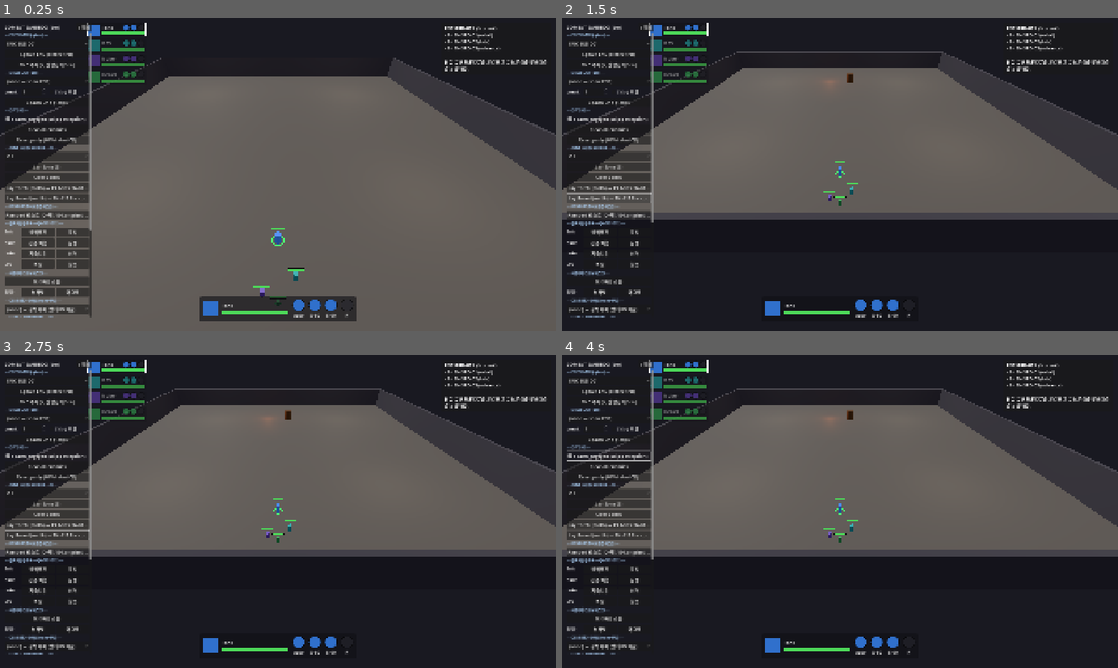
Above: before the commit, frames 1-4 (two rows, left to right).
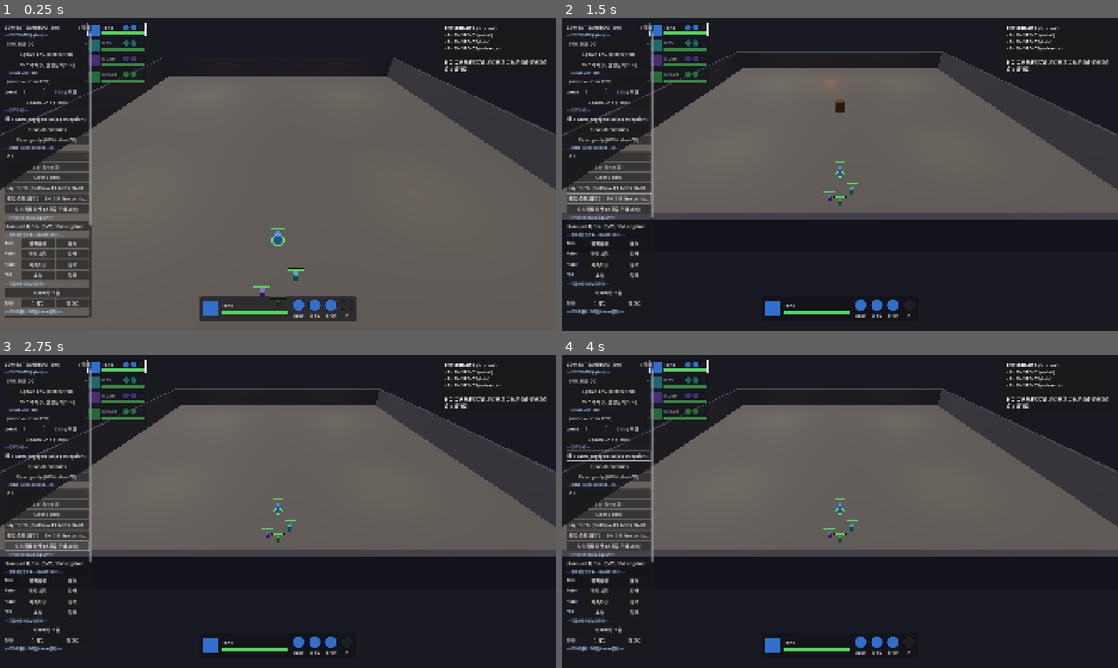
Above: after the commit, the same moments.

Repository: haepari1019/project_tdc_game
Game: Godot game, scene res://scenes/dev/combat_sandbox.tscn
Two runs of this game, one before a commit and one after it. Both use one fixed random seed, a clock stepped at 60 frames per second and the inputs below. This scene is started directly instead of the project's main scene.
Inputs (mouse positions are in pixels of both pictures, inside the frame that each line leads up to):
- Up to frame 1 (0.25 s): no input
- Up to frame 2 (1.5 s): click "Lay Torch (north) — PAT-003 E…" at 0.5 s; click "Lay Barrel (north) — EN-015 f…" (after the commit: "배럴 소환 (중앙) — EN-015 fire comb…") at 1.25 s
- Up to frame 3 (2.75 s): click (44, 545) at 2 s, where only the run after the commit has a clickable "오브젝트 리셋 (소환물 전체 제거)"
- Up to frame 4 (4 s): click "spawn engaged (skip perceptio…" at 2.75 s; click "spawn engaged (skip perceptio…" at 3.5 s

The runs differ from the first frame. In frame 1, 2.8% of the frame differs, in the area x 0-17%, y 56-96%; in frame 2, 2.1%; in frame 3, 2.2%; in frame 4, 2.0%.

Commit message:
feat(sandbox): 오브젝트 소환기(중앙 배럴) + 오브젝트 리셋 — EN-015 fire 콤보 관찰
- "배럴 소환 (중앙)" → 파티~적 스폰 중점(_map_center)에 배럴 + _spawned_objects 추적
- "오브젝트 리셋" → 소환물(배럴/토치) 전체 queue_free + clear
- torch도 추적에 편입(리셋 대상)

관찰법: 배럴 중앙 소환 + 파티/허수아비를 배럴 근처 → EN-015 AB-053 AoE가
배럴을 얽으면 sb_fire가 파괴+Oil 점화(RX-OIL-FIRE). EN-015는 opportunistic
아님 — 능동 부수기가 아니라 AB-053 AoE 부산물로 깬다.

Co-Authored-By: Claude Opus 4.8 (1M context) <noreply@anthropic.com>

Diff:
--- a/scripts/dev/combat_sandbox.gd
+++ b/scripts/dev/combat_sandbox.gd
@@ -122,6 +122,7 @@
 var _enemy_info: EnemyInfo     # 12시 적 케릭시트 — 적 좌클릭 시 표시(빈 공간 클릭=해제)
 var _identity_dd: OptionButton
 var _basic_dd: OptionButton   # 평타(basic) archetype — gear's basic half only (OFF = 평타 끔)
+var _spawned_objects: Array = []   # 사물 소환기로 놓은 오브젝트(배럴/토치) — "오브젝트 리셋"이 전체 제거
 var _sub_dd: Array = []   # [OptionButton ×3] — Q/E/R sub loadout for the controlled member
 var _gear_dd: OptionButton   # Identity Gear swap (equips onto the matching-role member — F-008)
 var _cam_dragging := false
@@ -399,9 +400,13 @@
 	torch_btn.pressed.connect(_on_lay_torch)
 	box.add_child(torch_btn)
 	var barrel_btn := Button.new()
-	barrel_btn.text = "Lay Barrel (north) — EN-015 fire combo test"
+	barrel_btn.text = "배럴 소환 (중앙) — EN-015 fire combo test"
 	barrel_btn.pressed.connect(_on_lay_barrel)
 	box.add_child(barrel_btn)
+	var obj_reset_btn := Button.new()
+	obj_reset_btn.text = "오브젝트 리셋 (소환물 전체 제거)"
+	obj_reset_btn.pressed.connect(_on_reset_objects)
+	box.add_child(obj_reset_btn)
 
 	# --- RAMPART (투사체 delivery 흡수 테스트, DRIFT-059) — 앞에 벽 + 북쪽 적 + Q/E 로드아웃 세팅 ---
 	box.add_child(_section("RAMPART (투사체 흡수 테스트)"))
@@ -663,6 +668,7 @@
 	_map.add_child(t)
 	if t.has_method("setup"):
 		t.setup(_combat)  # wires ignite_at so the thrown torch lands as FireDamageHit
+	_spawned_objects.append(t)
 	_status.text = "Torch laid @ north — spawn ENC-PAT-003 (dormant) + 접근 → EN-010 픽업/투척"
 
 
@@ -670,9 +676,26 @@
 ## breaks it → Oil pool → ignites (RX-OIL-FIRE). ENT-BARREL (F-027). sb_fire owns break+ignite.
 func _on_lay_barrel() -> void:
 	var b := Barrel.new()
-	b.position = _map.get_deep_spawn_position("SANDBOX") + Vector3(-2.0, 0.0, 0.0)
+	b.position = _map_center()
 	_map.add_child(b)
-	_status.text = "Barrel laid @ north — EN-015(불 캐스터) 소환 → AB-053 시전이 배럴 파괴+Oil 점화(RX-OIL-FIRE) 콤보"
+	_spawned_objects.append(b)
+	_status.text = "배럴 소환 @중앙 — EN-015(불 캐스터) 소환 → AB-053 AoE가 배럴 얽으면 파괴+Oil 점화(RX-OIL-FIRE)"
+
+
+## 사물 소환 위치 = 파티~적 스폰 중점(대략 정중앙).
+func _map_center() -> Vector3:
+	return (_map.get_spawn_position("SANDBOX") + _map.get_deep_spawn_position("SANDBOX")) * 0.5
+
+
+## 사물 소환기로 놓은 오브젝트(배럴/토치) 전체 제거.
+func _on_reset_objects() -> void:
+	var n := 0
+	for o in _spawned_objects:
+		if is_instance_valid(o):
+			o.queue_free()
+			n += 1
+	_spawned_objects.clear()
+	_status.text = "소환 오브젝트 %d개 제거" % n
 
 
 ## Projectile delivery test (DRIFT-059 Phase 1) — faction-correct: an ENEMY-owned Rampart blocks the
